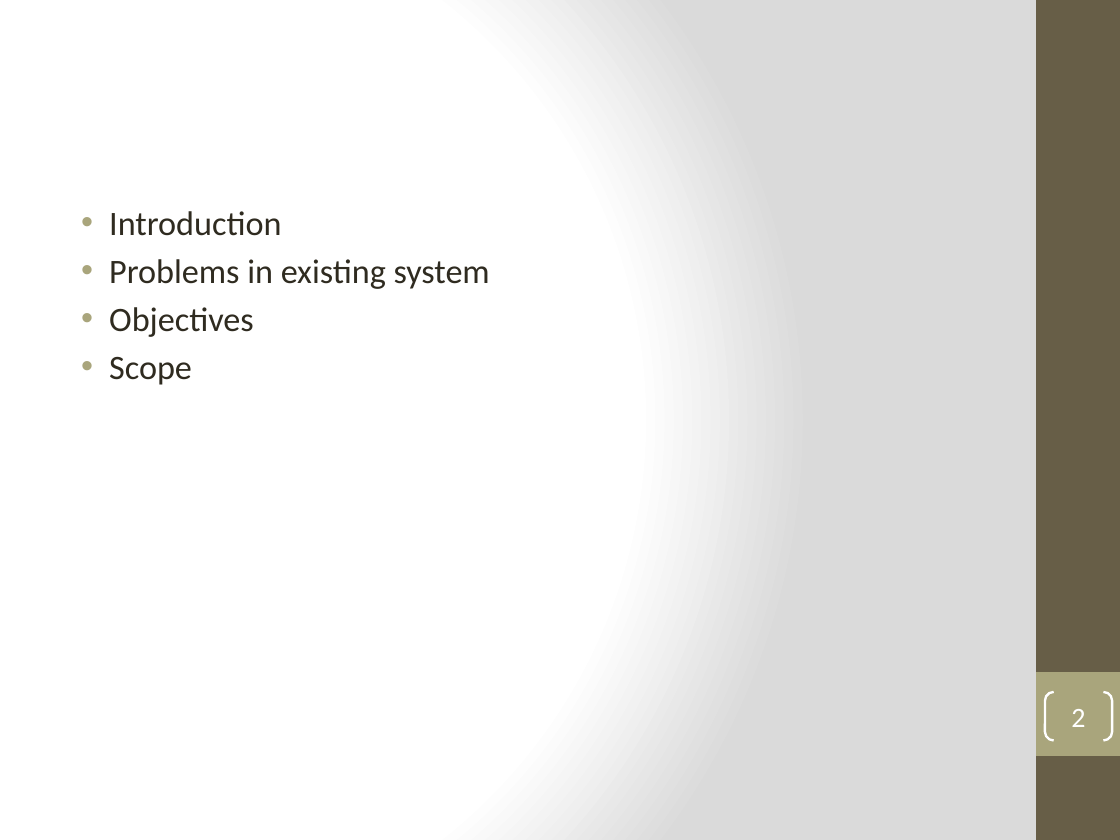
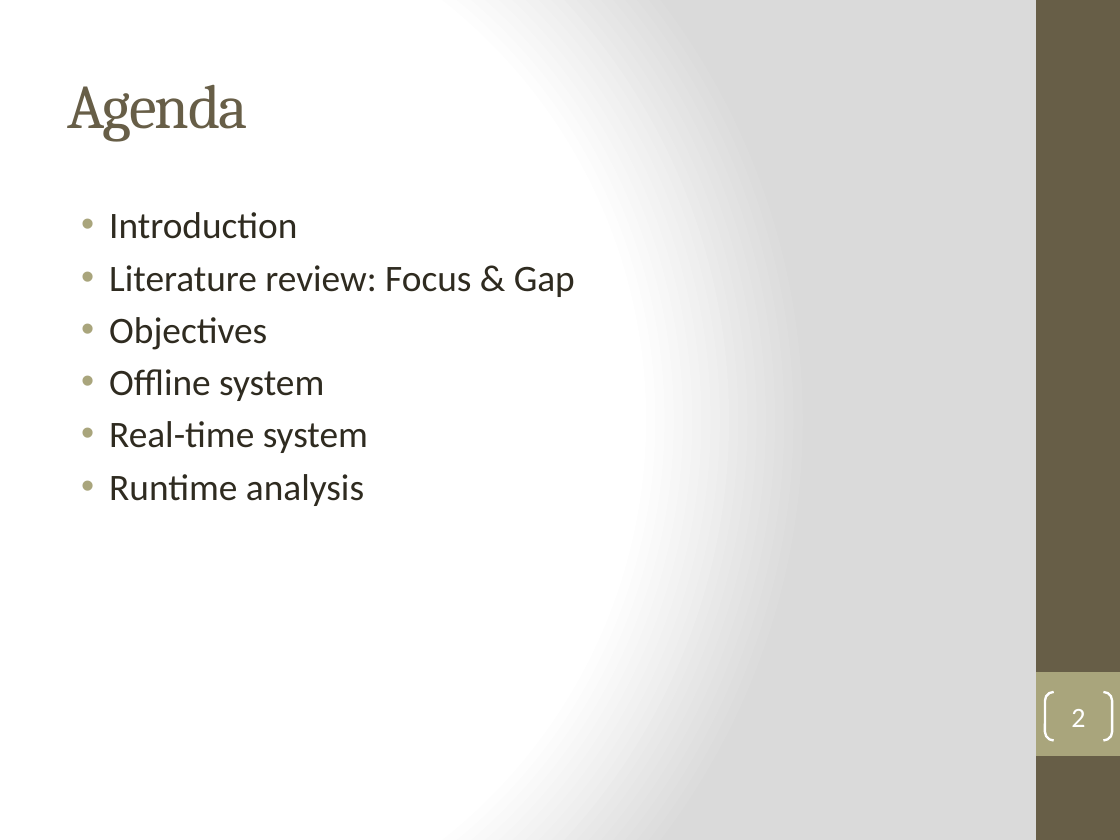
Before and after one commit to henryph/vba_project, a slide deck: slide 2 of Real-time Speaker Recognizer - Oral Examination.pptx. Drawn at 1120x840 pixels with LibreOffice and Linux fonts; fonts in the diff are those of the drawing. Boxes give left, top, right and bottom in pixels: in the first picture for what was removed or moved away, otherwise in the second. Text is boxed around its words. In the diff, an @@ line names an element or a change of style, - is before the commit and + after.

```diff
--- a/Real-time Speaker Recognizer - Oral Examination.pptx
+++ b/Real-time Speaker Recognizer - Oral Examination.pptx
@@ title added at (67,85,248,142), 40 pt, text #675E47 @@
+Agenda
@@ text at (109,212,297,350): size 22 to 24 pt in "Introduction", "Objectives" @@
@@ text at (109,265,575,297): text changed; size 22 to 24 pt @@
-• Problems in existing system
+• Literature review: Focus & Gap
@@ text at (109,369,368,506): text changed; size 22 to 24 pt @@
-• Scope
+• Offline system
+• Real-time system
+• Runtime analysis
```
Also in this commit, not shown: 10 other slides changed, 3 slides added, 1 slide removed.
